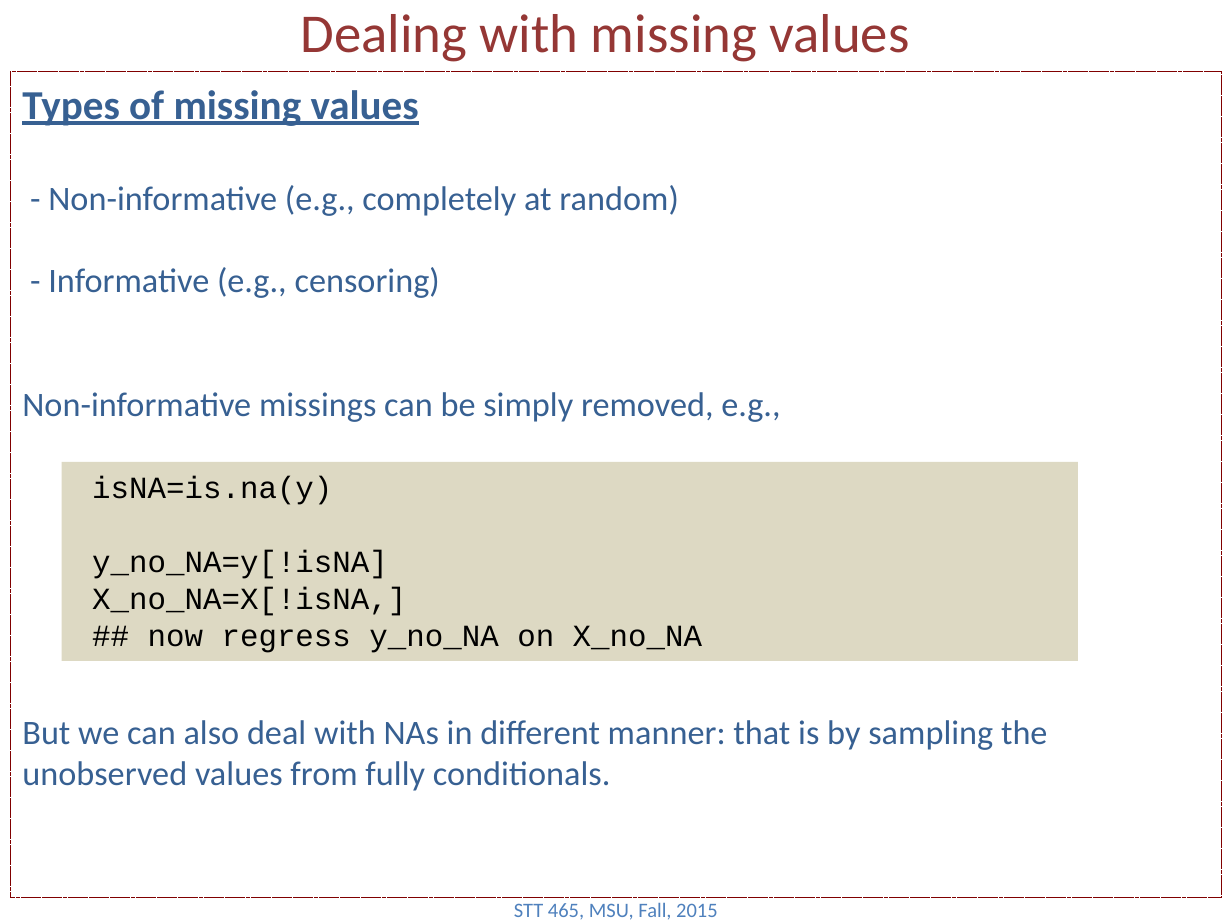
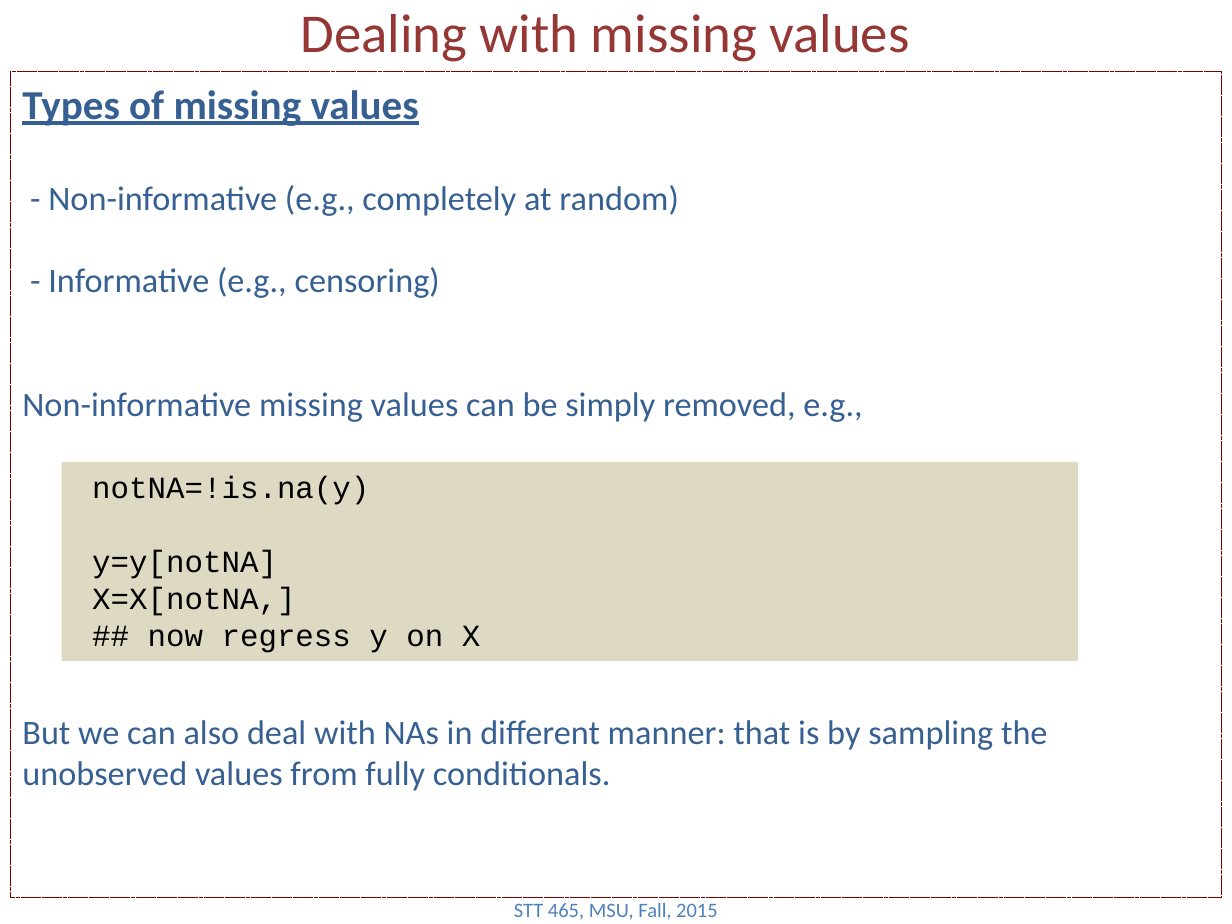
Before and after one commit to Boukos/STT465, a slide deck: slide 12 of STT465_13.pptx. Drawn at 1232x924 pixels with LibreOffice and Linux fonts; fonts in the diff are those of the drawing. Boxes give left, top, right and bottom in pixels: in the first picture for what was removed or moved away, otherwise in the second. Text is boxed around its words. In the diff, an @@ line names an element or a change of style, - is before the commit and + after.

```diff
--- a/STT465_13.pptx
+++ b/STT465_13.pptx
@@ text in rectangle at (22,392,862,422): text changed @@
-Non-informative missings can be simply removed, e.g.,
+Non-informative missing values can be simply removed, e.g.,
@@ text in rectangle at (92,476,480,653): text changed @@
-isNA=is.na(y)
-y_no_NA=y[!isNA]
-X_no_NA=X[!isNA,]
-## now regress y_no_NA on X_no_NA
+notNA=!is.na(y)
+y=y[notNA]
+X=X[notNA,]
+## now regress y on X
```
Also in this commit, not shown: 1 other slide changed, 10 slides added, 1 slide removed.
